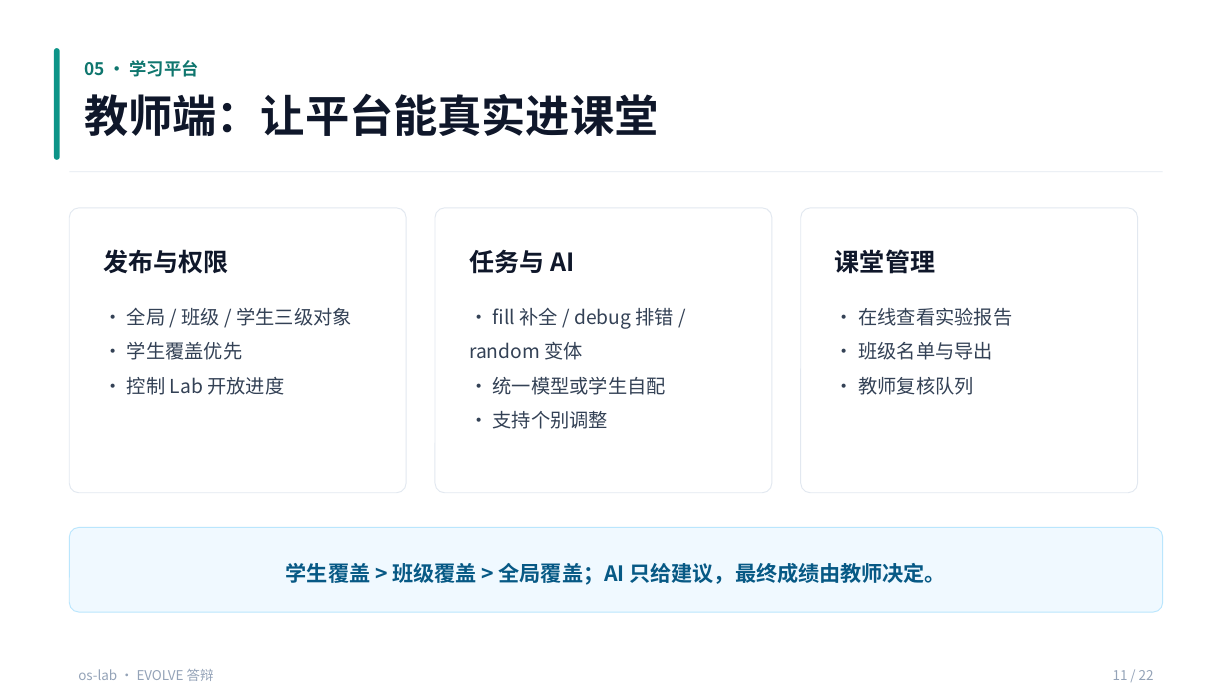
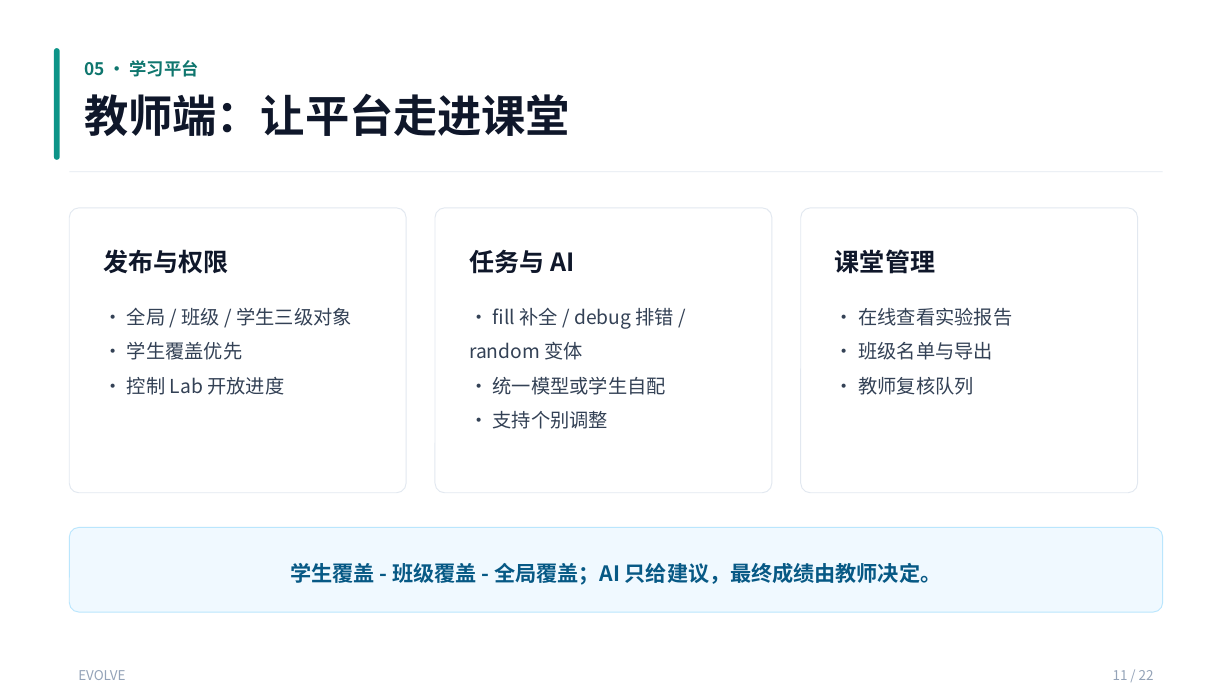
Before and after one commit to AM-SuSh/EVOLVE, a slide deck: slide 11 of 复赛PPT.pptx. Drawn at 1232x693 pixels with LibreOffice and Linux fonts; fonts in the diff are those of the drawing. Boxes give left, top, right and bottom in pixels: in the first picture for what was removed or moved away, otherwise in the second. Text is boxed around its words. In the diff, an @@ line names an element or a change of style, - is before the commit and + after.

```diff
--- a/复赛PPT.pptx
+++ b/复赛PPT.pptx
@@ text at (x1=84, y1=94, x2=570, y2=136): text changed @@
-教师端：让平台能真实进课堂
+教师端：让平台走进课堂
@@ text at (x1=291, y1=563, x2=941, y2=585): text changed @@
-学生覆盖 > 班级覆盖 > 全局覆盖；AI 只给建议，最终成绩由教师决定。
+学生覆盖 - 班级覆盖 - 全局覆盖；AI 只给建议，最终成绩由教师决定。
@@ text at (x1=78, y1=670, x2=125, y2=680): text changed @@
-os-lab · EVOLVE 答辩
+EVOLVE
```
Also in this commit, not shown: 21 other slides changed, 22 other files.
